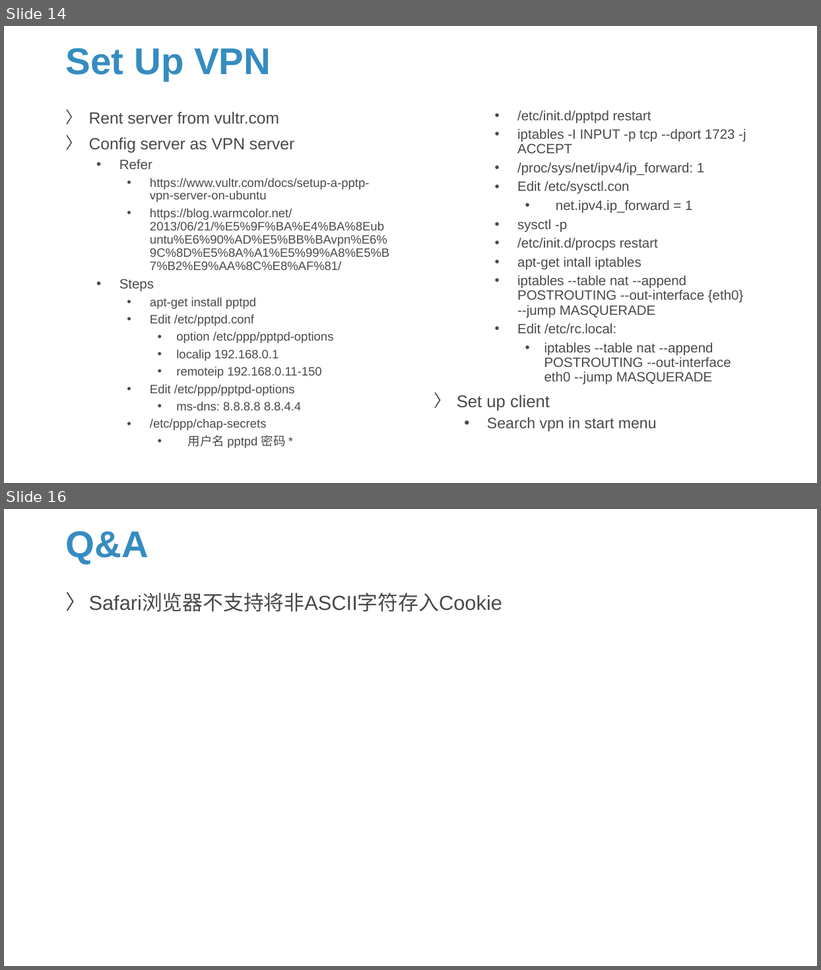
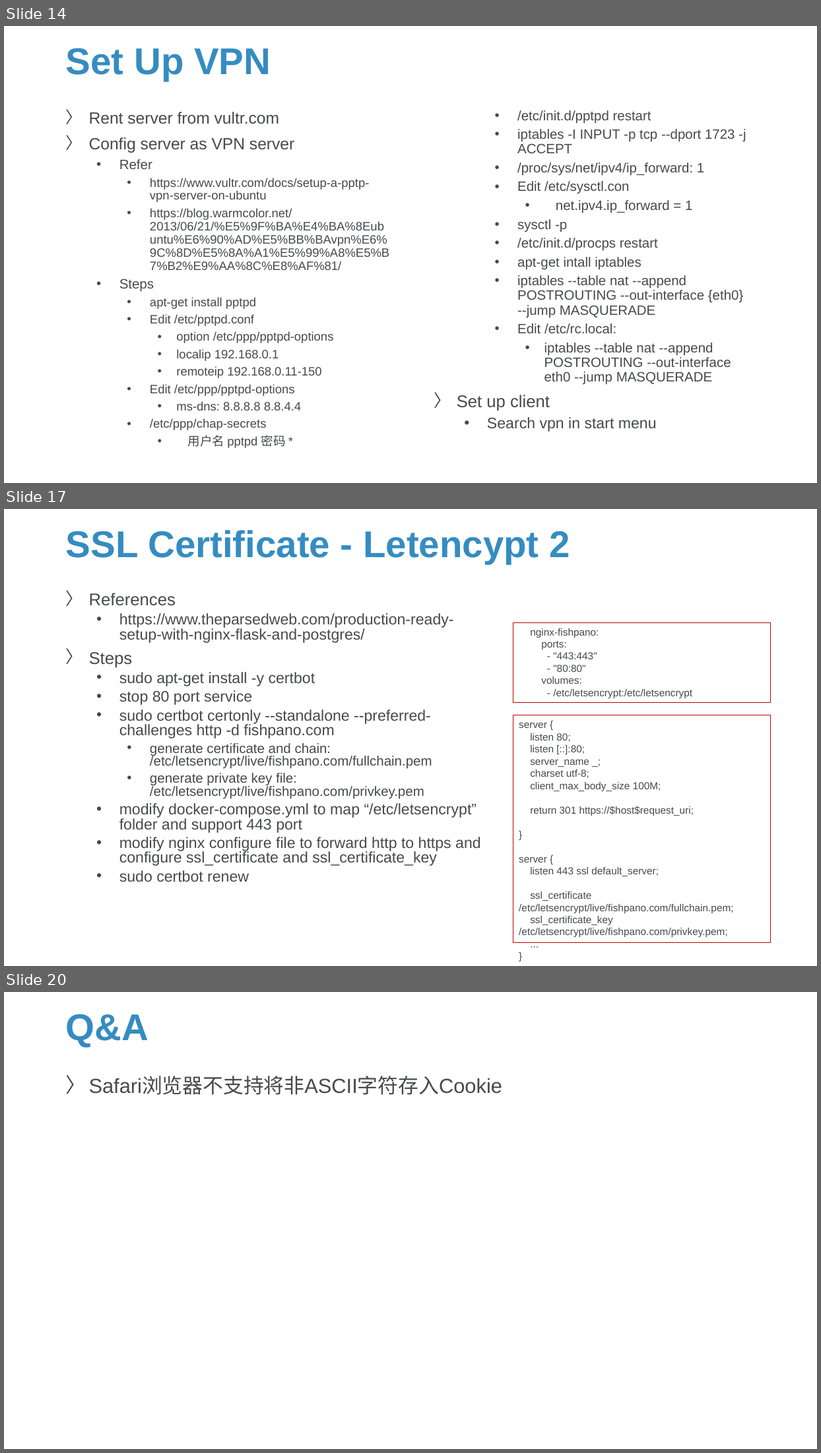
Before and after one commit to Sparks-Lu/TechNotes, a slide deck: Web/Server-Notes.pptx. Shown one above the other, each under a label of ours: slides 14 and 16 before the commit, slides 14, 17 and 20 after it; the slides between them are not shown. The pictures are 821x970 and 821x1453 pixels, drawn with LibreOffice and Linux fonts; fonts in the diff are those of the drawing; background and template pictures are left out. Boxes give left, top, right and bottom in pixels: in the first picture for what was removed or moved away, otherwise in the second. Text is boxed around its words. In the diff, an @@ line names an element or a change of style, - is before the commit and + after.

```diff
--- a/Web/Server-Notes.pptx
+++ b/Web/Server-Notes.pptx
@@ slide 17 added at (4,509,817,966), background picture (left out) @@
@@ title added at (66,530,570,564), 44 pt, text #358CC1, bold @@
+SSL Certificate - Letencypt 2
@@ text added at (89,593,481,882), 18 pt, text #47494B @@
+〉 References
+  • https://www.theparsedweb.com/production-ready-setup-with-nginx-flask-and-postgres/
+〉 Steps
+  • sudo apt-get install -y certbot
+  • stop 80 port service
+  • sudo certbot certonly --standalone --preferred-challenges http -d fishpano.com
+    • generate certificate and chain: /etc/letsencrypt/live/fishpano.com/fullchain.pem
+    • generate private key file: /etc/letsencrypt/live/fishpano.com/privkey.pem
+  • modify docker-compose.yml to map “/etc/letsencrypt” folder and support 443 port
+  • modify nginx configure file to forward http to https and configure ssl_certificate and ssl_certificate_key
+  • sudo certbot renew
@@ rectangle added at (514,623,771,702), outline #C00000 0.75 pt, 12 pt, text #47494B @@
+nginx-fishpano:
+ports:
+- "443:443"
+- "80:80"
+volumes:
+- /etc/letsencrypt:/etc/letsencrypt
@@ rectangle added at (514,716,771,943), outline #C00000 0.75 pt, 12 pt, text #47494B @@
+server {
+listen 80;
+listen [::]:80;
+server_name _;
+charset utf-8;
+client_max_body_size 100M;
+return 301 https://$host$request_uri;
+}
+server {
+listen 443 ssl default_server;
+ssl_certificate /etc/letsencrypt/live/fishpano.com/fullchain.pem;
+ssl_certificate_key /etc/letsencrypt/live/fishpano.com/privkey.pem;
+...
+}
@@ what was slide 16 is now slide 20 @@
```
Also in this commit, not shown: 1 slide changed, 3 other slides added, 13 other files.
